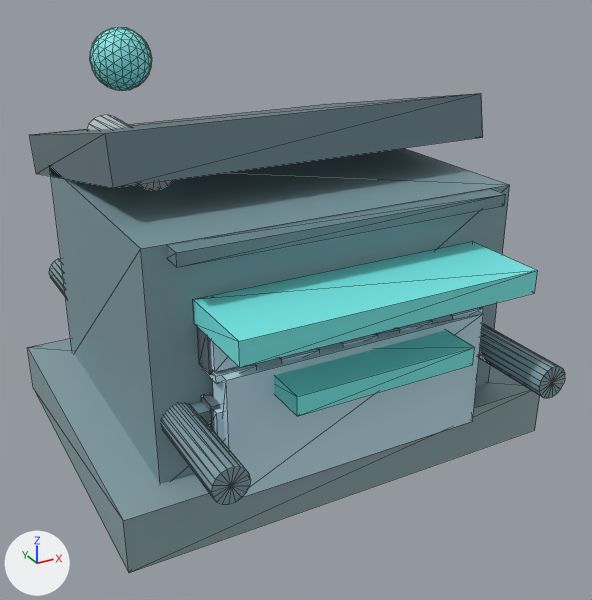
The glTF model models/internet_cafe.glb, before and after one commit.
One viewpoint serves both versions: a 50 mm lens placed at (-1.009, -1.985, 1.399), pointed at (0.034, -0.089, 0.451). The axes (+X, +Y, +Z) are drawn at lower left. The lights are the same throughout. The older version comes first. Mesh edges are drawn as thin lines. Where no turn or scale is listed for an object, it has been applied to the vertices.

Names of what the first picture shows: 'geometry_0'.
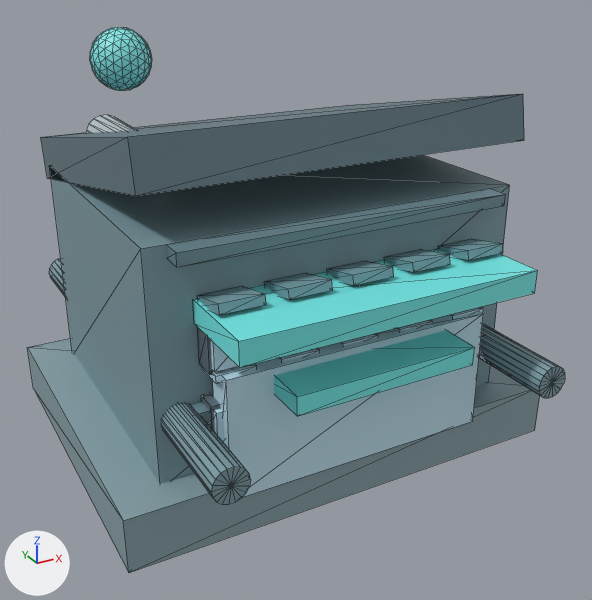
Pixel boxes (x1, y1, x2, y2) of what changed, in the pictures (592 x 600 px; the box of a moved part takes in the faces that stretch with it):
part 1 of me_geometry_0, moved or reshaped
    before: (30, 93, 483, 188)
    after: (41, 93, 524, 196)
part 2 of me_geometry_0, moved or reshaped (not visible before)
    after: (197, 286, 266, 315)
part 3 of me_geometry_0, moved or reshaped (not visible before)
    after: (264, 273, 333, 300)
part 4 of me_geometry_0, moved or reshaped (not visible before)
    after: (327, 261, 394, 285)
part 5 of me_geometry_0, moved or reshaped (not visible before)
    after: (384, 249, 450, 272)
part 6 of me_geometry_0, moved or reshaped (not visible before)
    after: (438, 239, 503, 260)

The edits, one by one:
me_geometry_0 has 794 vertices, 1352 faces and spans x -0.63..0.64, y -0.69..0.69, z 0.0..1.193.
me_geometry_0 is used by ob_geometry_0; location (0.0, 0.0, 0.0).
me_geometry_0 part 1: the loose piece of 8 vertices spanning x -0.51..0.55, y -0.234..0.633, z 0.729..1.011 is moved by (0.0, -0.16, 0.023).
me_geometry_0 part 2: the loose piece of 8 vertices spanning x -0.391..-0.28, y -0.387..-0.265, z 0.732..0.781 is moved by (0.0, -0.139, -0.083).
me_geometry_0 part 3: the loose piece of 8 vertices spanning x -0.223..-0.113, y -0.387..-0.265, z 0.732..0.781 is moved by (0.0, -0.139, -0.083).
me_geometry_0 part 4: the loose piece of 8 vertices spanning x -0.055..0.055, y -0.387..-0.265, z 0.732..0.781 is moved by (0.0, -0.139, -0.083).
me_geometry_0 part 5: the loose piece of 8 vertices spanning x 0.113..0.223, y -0.387..-0.265, z 0.732..0.781 is moved by (0.0, -0.139, -0.083).
me_geometry_0 part 6: the loose piece of 8 vertices spanning x 0.28..0.391, y -0.387..-0.265, z 0.732..0.781 is moved by (0.0, -0.139, -0.083).
